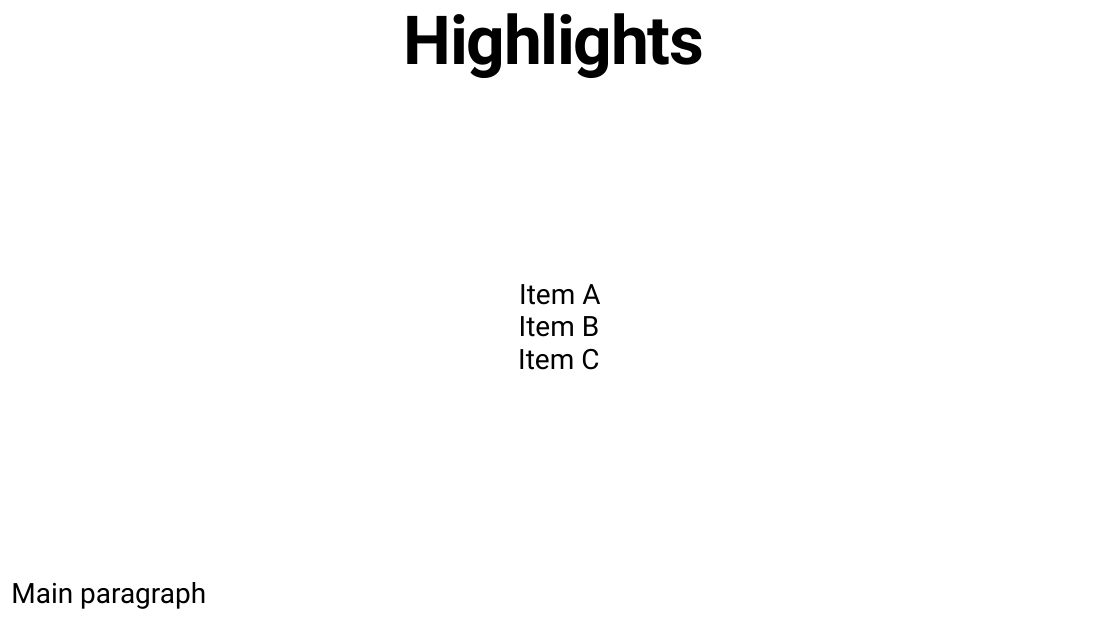
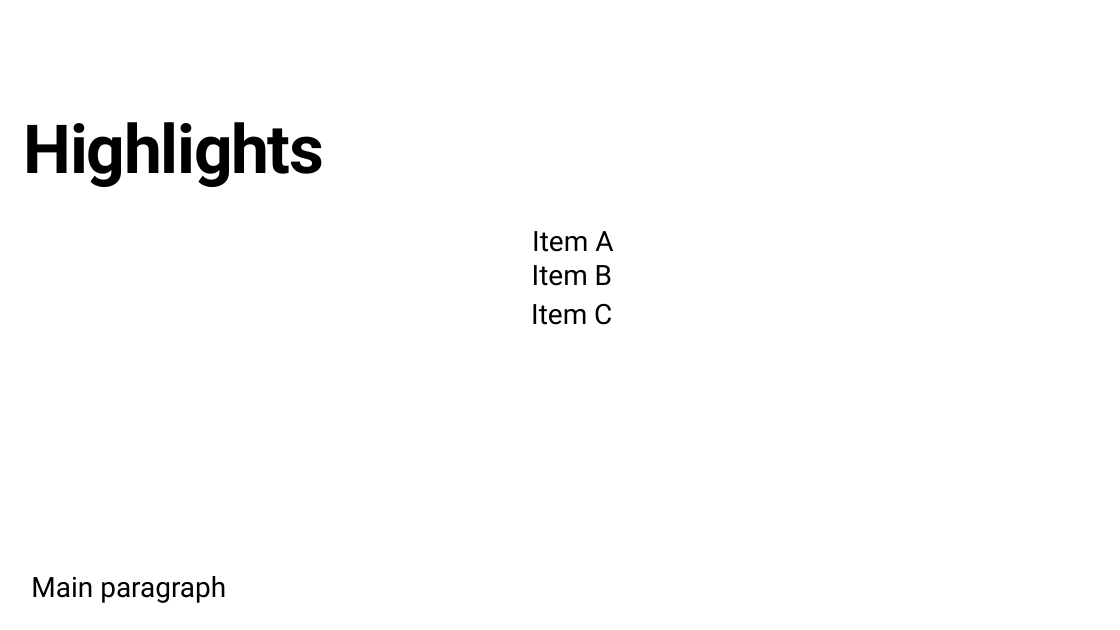
Before and after one commit to ZSeanYves/markitdown, a slide deck: slide 1 of samples/pptx/pptx_small_grouped_notes.pptx. Drawn at 1120x630 pixels with LibreOffice and Linux fonts; fonts in the diff are those of the drawing. Boxes give left, top, right and bottom in pixels: in the first picture for what was removed or moved away, otherwise in the second. Text is boxed around its words. In the diff, an @@ line names an element or a change of style, - is before the commit and + after.

Commit message:
Fix known issues in pptx

```diff
--- a/samples/pptx/pptx_small_grouped_notes.pptx
+++ b/samples/pptx/pptx_small_grouped_notes.pptx
@@ title "Highlights": place and size @@
-title "Highlights" at <box>404,13,704,78</box>
+title "Highlights" at <box>24,122,324,187</box>
@@ title "Highlights" at <box>24,122,324,187</box>: vertical alignment middle to bottom @@
@@ text "Item A": place and size @@
-text "Item A" at <box>519,284,600,305</box>
+text "Item A" at <box>532,231,613,252</box>
@@ text "Item B": place and size @@
-text "Item B" at <box>519,316,599,337</box>
+text "Item B" at <box>532,265,612,286</box>
@@ text "Item C": place and size @@
-text "Item C" at <box>518,349,599,370</box>
+text "Item C" at <box>531,303,612,325</box>
@@ text "Main paragraph": place and size @@
-text "Main paragraph" at <box>11,582,206,609</box>
+text "Main paragraph" at <box>31,576,226,603</box>
```
Also in this commit, not shown: 1 other file.
